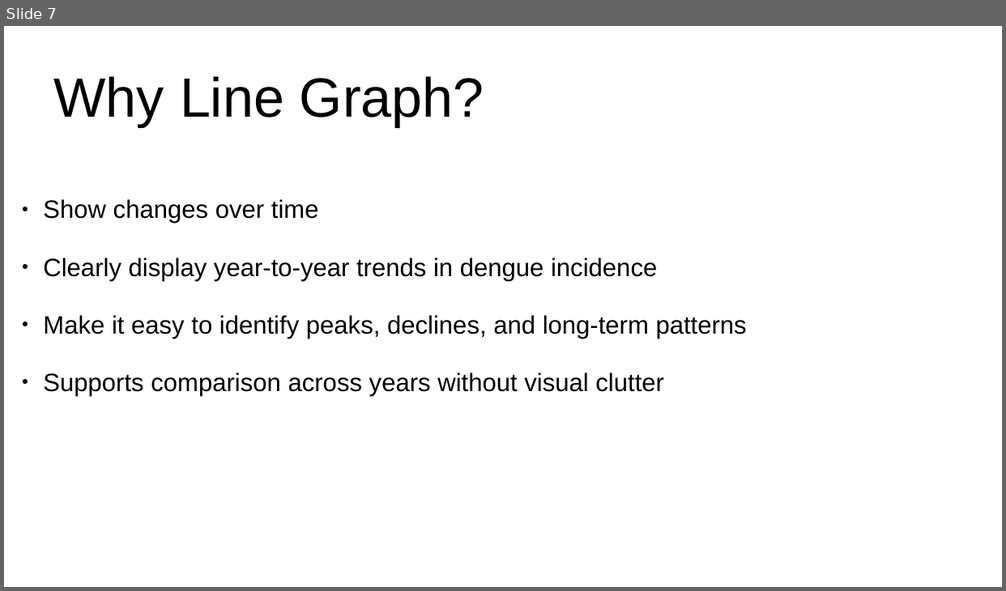
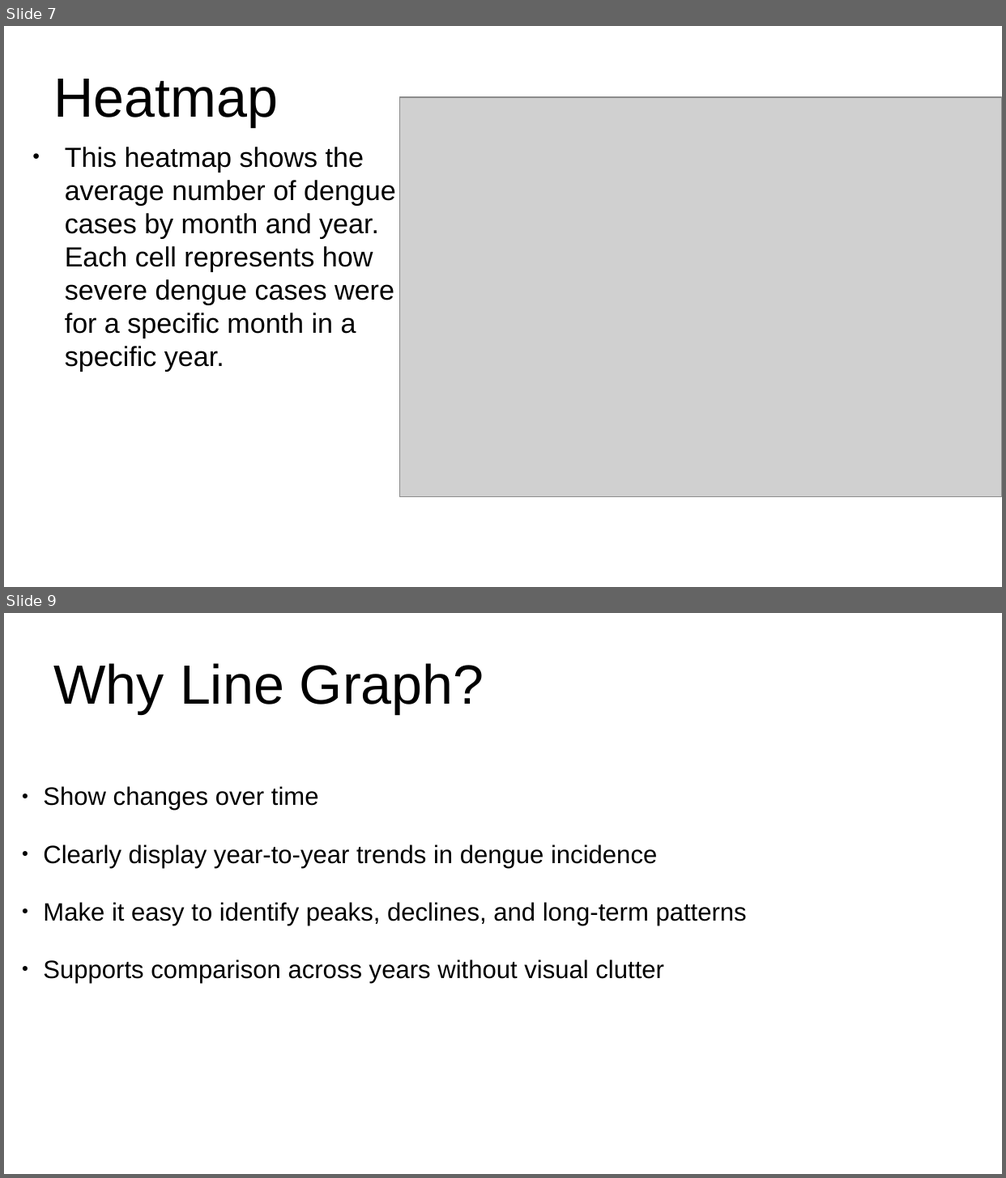
Before and after one commit to BSDSA-ISU/Visualization, a slide deck: Untitled 1.odp. Shown one above the other, each under a label of ours: slide 7 before the commit, slides 7 and 9 after it; the slides between them are not shown. The pictures are 1006x591 and 1006x1178 pixels, drawn with LibreOffice and Linux fonts; fonts in the diff are those of the drawing; grey boxes stand for pictures. Boxes give left, top, right and bottom in pixels: in the first picture for what was removed or moved away, otherwise in the second. Text is boxed around its words. In the diff, an @@ line names an element or a change of style, - is before the commit and + after.

```diff
--- a/Untitled 1.odp
+++ b/Untitled 1.odp
@@ slide 7 added at box(4, 26, 1002, 587), background #FFFFFF @@
@@ title added at box(54, 79, 279, 127), 44 pt, text #000000 @@
+Heatmap
@@ picture added at box(400, 97, 1002, 497) @@
@@ text added at box(65, 147, 396, 371), 22 pt, text #000000 @@
+● This heatmap shows the average number of dengue cases by month and year. Each cell represents how severe dengue cases were for a specific month in a specific year.
@@ what was slide 7 is now slide 9 @@
```
Also in this commit, not shown: 4 slides changed, 3 other slides added, 20 other files.
